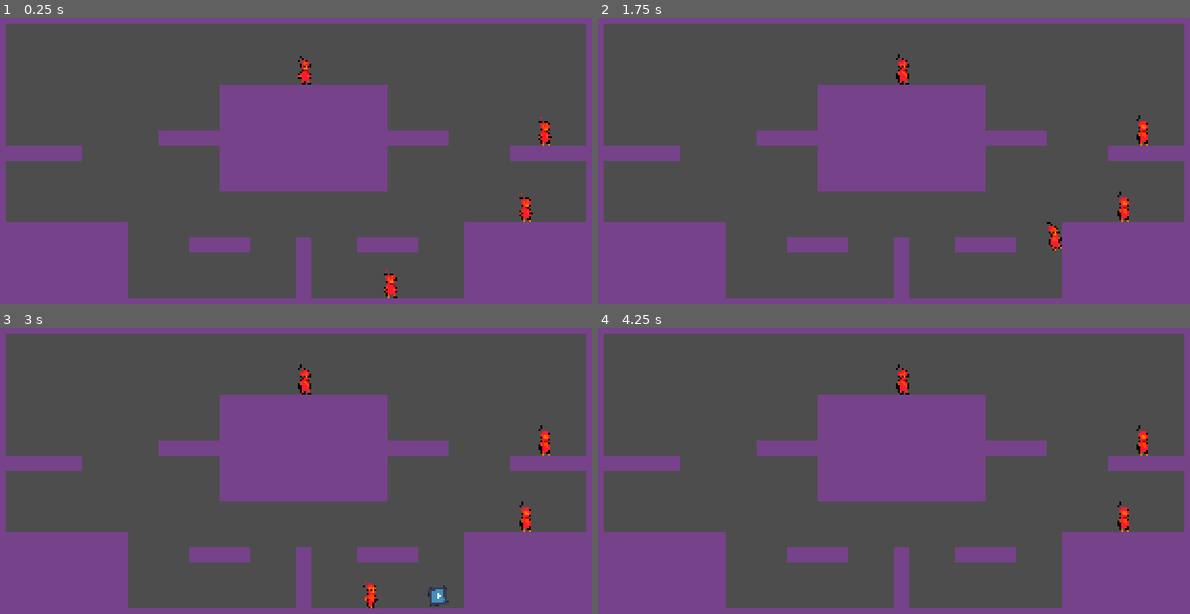
Above: before the commit, frames 1-4 (two rows, left to right).
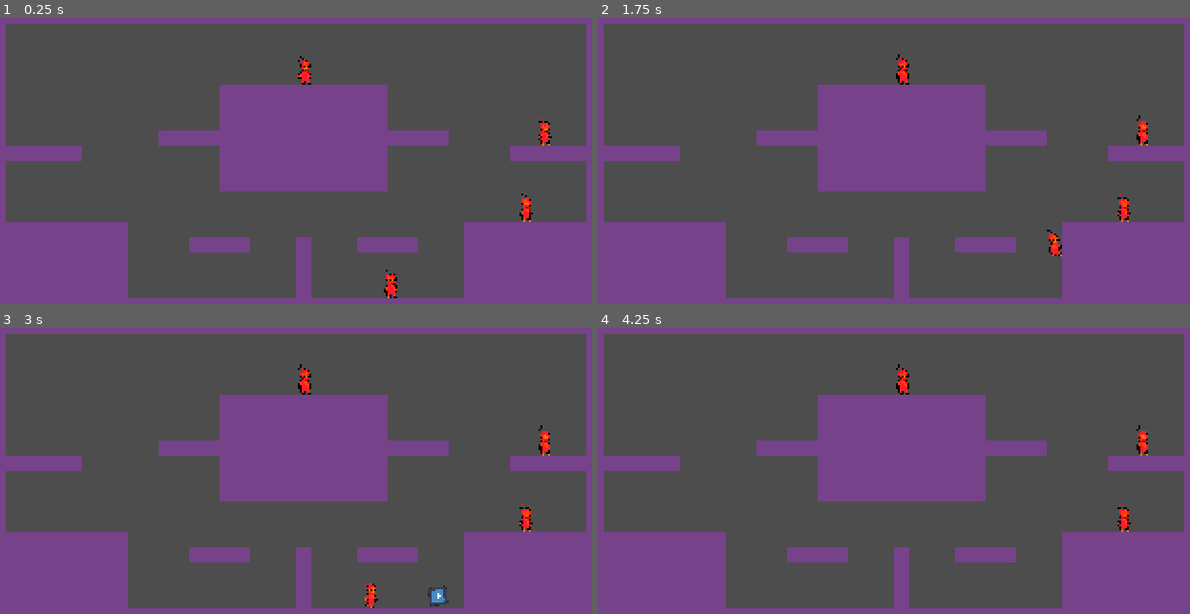
Above: after the commit, the same moments.

Repository: kertox662/GDC-GameJam-W25
Game: Godot game, scene res://game/match.tscn
Two runs of this game, one before a commit and one after it. Both use one fixed random seed, a clock stepped at 60 frames per second and the inputs below. The engine's default icon, where the game draws it, is replaced by a stand-in: a white triangle on a blue panel in a dark square.
Inputs:
- Up to frame 1 (0.25 s): no input
- Up to frame 2 (1.75 s): hold Space (shoot) 0.53-1.28 s; hold D (move_right) from 0.53 s (still down); tap W (jump) at 0.77, 1.52 s; tap Space (shoot) at 1.35 s
- Up to frame 3 (3 s): release D (move_right) at 2.03 s; hold A (move_left) 2.03-2.78 s; hold Space (shoot) 2.03-2.78 s; hold D (move_right) from 2.78 s (still down); tap Space (shoot) at 2.85 s
- Up to frame 4 (4.25 s): keep holding D (move_right); tap W (jump) at 3.02, 3.77 s; hold Space (shoot) from 3.53 s (still down)

The runs differ from the first frame. In frame 1, 0.1% of the frame differs, in the area x 64-90%, y 61-98%; in frame 2, 0.2%, in the area x 75-90%, y 60-84%; in frame 3, less than 0.1%; in frame 4, less than 0.1%.

Commit message:
bouncing projectiles expire

Diff:
--- a/Projectile.tscn
+++ b/Projectile.tscn
@@ -22,3 +22,5 @@
 [node name="Icon" type="Sprite2D" parent="."]
 scale = Vector2(0.152344, 0.152344)
 texture = ExtResource("2_diynb")
+
+[connection signal="body_entered" from="." to="." method="_on_body_entered"]
--- a/game/level/level.tscn
+++ b/game/level/level.tscn
@@ -12,7 +12,7 @@
 0:0/0/physics_layer_0/polygon_0/points = PackedVector2Array(-8, -8, 8, -8, 8, 8, -8, 8)
 
 [sub_resource type="TileSet" id="TileSet_387s1"]
-physics_layer_0/collision_layer = 79
+physics_layer_0/collision_layer = 111
 physics_layer_0/collision_mask = 0
 physics_layer_0/physics_material = SubResource("PhysicsMaterial_08s40")
 sources/0 = SubResource("TileSetAtlasSource_6jn4f")
--- a/player/player.gd
+++ b/player/player.gd
@@ -11,7 +11,7 @@
 var turning_acceleration : float = 9600
 var deceleration: float = 3200
 
-var gravity_acceleration : float = 2000
+var gravity_acceleration : float = 1000
 var gravity_max : float = 600
 var gravity_multiplier_when_small : float = 0.3
 
--- a/project.godot
+++ b/project.godot
@@ -80,6 +80,7 @@
 2d_render/layer_2="Player 2"
 2d_render/layer_3="Player 3"
 2d_render/layer_4="Player 4"
+2d_render/layer_6="Map only"
 2d_render/layer_7="Map & Projectiles"
 2d_render/layer_8="Projectiles only"
 
--- a/projectile.gd
+++ b/projectile.gd
@@ -2,12 +2,21 @@
 
 class_name Projectile
 
-
+var bounces := 5
 # Called when the node enters the scene tree for the first time.
 func _ready():
+	set_contact_monitor(true)
+	max_contacts_reported = 1
 	pass # Replace with function body.
 
 
 # Called every frame. 'delta' is the elapsed time since the previous frame.
 func _process(delta):
 	pass
+
+
+func _on_body_entered(body):
+	if body.get_class() == "TileMapLayer":
+		bounces -= 1
+		if bounces == 0:
+			queue_free()
